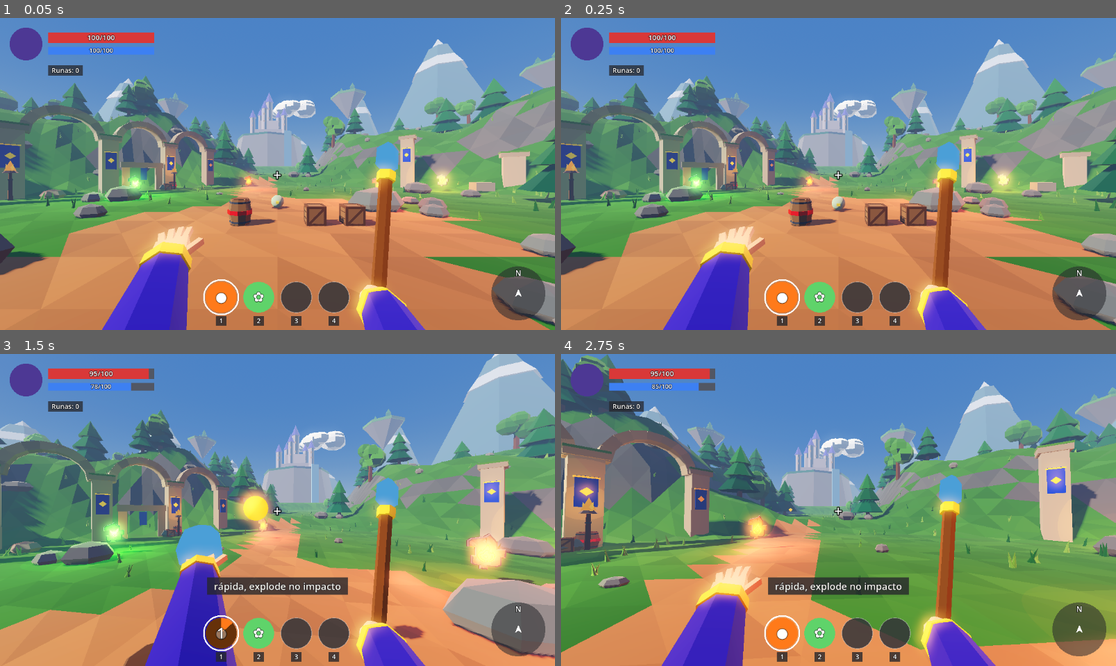
Above: before the commit, frames 1-4 (two rows, left to right).
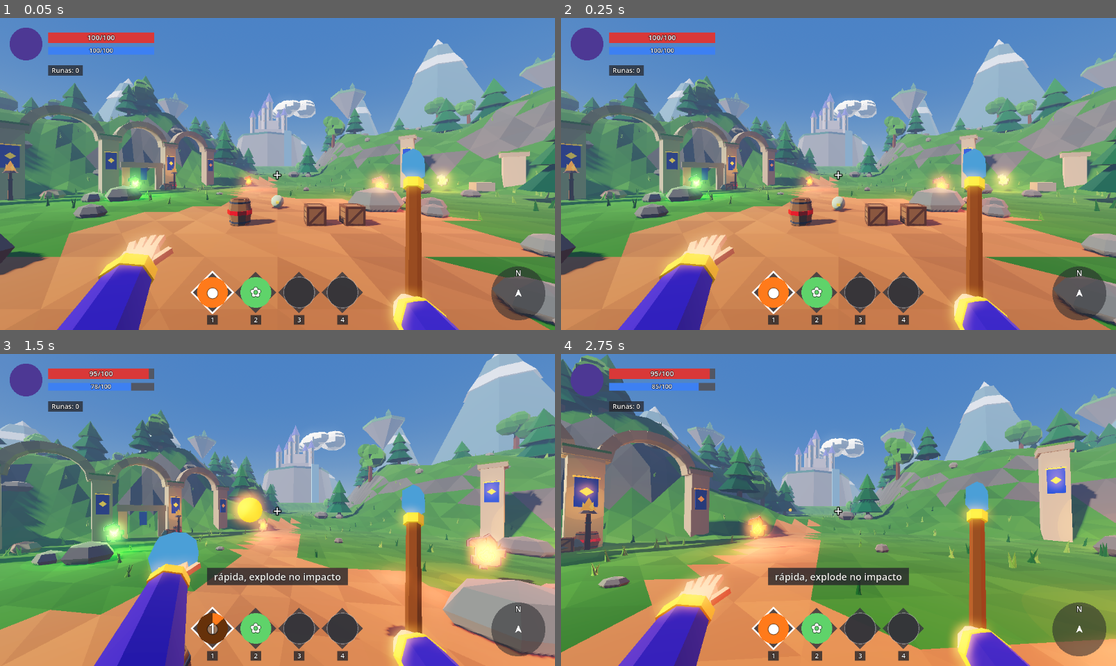
Above: after the commit, the same moments.

Repository: vitortosta4-design/Arcane-Forge
Game: Godot game, scene res://cenas/arena_teste.tscn
The game is run twice, just before and just after one commit, with the same random seed, the same clock (stepped at 60 frames per second) and the same inputs.
Inputs (mouse positions are in pixels of both pictures, inside the frame that each line leads up to):
- Up to frame 1 (0.05 s): no input
- Up to frame 2 (0.25 s): no input
- Up to frame 3 (1.5 s): tap Enter at 0.5 s; move the mouse to (305, 510) at 0.52 s; hold Q (abrir_conjuracao) 0.53-1.28 s; hold W (mover_frente) from 0.53 s (still down); tap Space (pular) at 0.77 s; move the mouse to (249, 510) at 1.27 s; click (249, 510) at 1.35 s
- Up to frame 4 (2.75 s): keep holding W (mover_frente); tap Space (pular) at 1.52 s; move the mouse to (849, 503) at 2.02 s; hold E (interagir) from 2.03 s (still down)

The runs differ from the first frame. In frame 1, 12% of the frame differs, in the area x 10-83%, y 39-100%; in frame 2, 12%; in frame 3, 15%, in the area x 16-83%, y 39-100%; in frame 4, 14%.

Commit message:
HUD: medalhão em moldura de losango e mãos afastadas da barra (escolhas do Vitor)
Co-Authored-By: Claude Opus 5.5 <noreply@anthropic.com>
Claude-Session: https://claude.ai/code/session_011N1HNTAgFQZbY8DxdUKc5s

Diff:
--- a/jogo/cenas/hud.tscn
+++ b/jogo/cenas/hud.tscn
@@ -104,9 +104,9 @@
 anchor_right = 0.5
 anchor_bottom = 1.0
 offset_left = -160.0
-offset_top = -142.0
+offset_top = -164.0
 offset_right = 160.0
-offset_bottom = -112.0
+offset_bottom = -134.0
 grow_horizontal = 2
 theme_override_colors/font_color = Color(1, 0.95, 0.85, 1)
 theme_override_font_sizes/font_size = 18
@@ -122,9 +122,9 @@
 anchor_right = 0.5
 anchor_bottom = 1.0
 offset_left = -10.0
-offset_top = -184.0
+offset_top = -204.0
 offset_right = 10.0
-offset_bottom = -152.0
+offset_bottom = -172.0
 grow_horizontal = 2
 theme_override_colors/font_color = Color(0.95, 0.95, 0.92, 1)
 theme_override_colors/font_outline_color = Color(0.08, 0.07, 0.1, 0.75)
--- a/jogo/scripts/mago/maos_primeira_pessoa.gd
+++ b/jogo/scripts/mago/maos_primeira_pessoa.gd
@@ -12,8 +12,10 @@
 var _brilho: MeshInstance3D
 var _fase_passo := 0.0
 var _conjurando := 0.0
-var _base_esquerda := Vector3(-0.27, -0.27, -0.42)
-var _base_direita := Vector3(0.3, -0.36, -0.5)
+## Afastadas para os lados e um pouco mais baixas, para não encostar nos
+## medalhões 1 e 4 da barra (escolha 1a do Vitor, 22/10/2026).
+var _base_esquerda := Vector3(-0.37, -0.3, -0.42)
+var _base_direita := Vector3(0.41, -0.39, -0.5)
 
 
 func _ready() -> void:
--- a/jogo/scripts/testes/suite_testes.gd
+++ b/jogo/scripts/testes/suite_testes.gd
@@ -2141,7 +2141,7 @@
 	_afirmar("HUD: minimapa reservado no canto inferior direito",
 		minimapa.get_global_rect().end.x > tela.x - 40 and minimapa.get_global_rect().end.y > tela.y - 40)
 	hud.mostrar_aviso("E: usar a bigorna")
-	var topo_barra: float = tela.y - BarraHud.TAMANHO - BarraHud.MARGEM_BAIXO
+	var topo_barra: float = tela.y - BarraHud.TAMANHO - BarraHud.MARGEM_BAIXO - BarraHud.MOLDURA_LOSANGO
 	_afirmar("HUD: aviso de interação aparece logo acima da barra, no centro",
 		aviso.visible and aviso.text == "E: usar a bigorna" and aviso.get_global_rect().end.y <= topo_barra
 		and absf(aviso.get_global_rect().get_center().x - tela.x / 2.0) < 2.0)
--- a/jogo/scripts/ui/barra_hud.gd
+++ b/jogo/scripts/ui/barra_hud.gd
@@ -8,13 +8,16 @@
 ## número da tecla e uma "sombra de relógio" enquanto recarrega.
 
 const TAMANHO := 64.0
-const ESPACO := 14.0
+const ESPACO := 26.0
 
 ## Distância do pé da tela até a base dos medalhões (o número da tecla fica
 ## embaixo deles). O aviso de interação do HUD fica logo acima disto.
-const MARGEM_BAIXO := 36.0
+const MARGEM_BAIXO := 46.0
 const COR_LIVRE := Color(0.2, 0.2, 0.22, 0.85)
 const COR_PLACA := Color(0.15, 0.15, 0.17, 0.8)
+const COR_MOLDURA := Color(0.22, 0.22, 0.25, 0.85)
+## Quanto a ponta do losango passa do medalhão.
+const MOLDURA_LOSANGO := 11.0
 
 var mago: Node = null
 var _fonte: Font = null
@@ -48,9 +51,15 @@
 		var centro := inicio + Vector2(i * (TAMANHO + ESPACO) + TAMANHO / 2.0, TAMANHO / 2.0)
 		var raio := TAMANHO / 2.0
 		var selecionado: bool = i == mago.espaco_selecionado
-		# Selecionado: só um contorno branco liso, para ler qual está na mão.
+		# Medalhão redondo dentro de uma moldura em losango lisa (escolha 3b do
+		# Vitor: forma da referência sem contrariar o medalhão redondo da
+		# ADR-033). O selecionado ganha contorno branco no losango.
+		var losango := _losango(centro, raio + MOLDURA_LOSANGO)
+		draw_colored_polygon(losango, COR_MOLDURA)
 		if selecionado:
-			draw_arc(centro, raio + 4.0, 0.0, TAU, 48, Color.WHITE, 3.0)
+			var contorno := losango.duplicate()
+			contorno.append(losango[0])
+			draw_polyline(contorno, Color.WHITE, 3.0)
 		var medalhao = barra.medalhoes[i]
 		if medalhao == null:
 			# Espaço livre: cinza translúcido, mais claro que o fundo do jogo.
@@ -73,8 +82,13 @@
 				var segundos := ceili(fracao * float(medalhao.get("recarga_s", 1.0)))
 				_texto_centrado(str(segundos), centro + Vector2(0, 11), 30, Color.WHITE)
 		# Número da tecla logo abaixo.
-		draw_rect(Rect2(centro + Vector2(-11, raio + 7.0), Vector2(22, 20)), COR_PLACA)
-		_texto_centrado(str(i + 1), centro + Vector2(0, raio + 22.0), 14, Color.WHITE)
+		draw_rect(Rect2(centro + Vector2(-11, raio + MOLDURA_LOSANGO + 4.0), Vector2(22, 20)), COR_PLACA)
+		_texto_centrado(str(i + 1), centro + Vector2(0, raio + MOLDURA_LOSANGO + 19.0), 14, Color.WHITE)
+
+
+func _losango(centro: Vector2, meia_diagonal: float) -> PackedVector2Array:
+	return PackedVector2Array([centro + Vector2(0, -meia_diagonal), centro + Vector2(meia_diagonal, 0),
+		centro + Vector2(0, meia_diagonal), centro + Vector2(-meia_diagonal, 0)])
 
 
 ## Fatia de pizza a partir do topo, no sentido horário, cobrindo a fração dada.
Not shown, changed: docs/contexto/diario.md
Not shown, changed: docs/contexto/estado-atual.md
Not shown, changed: docs/decisoes.md
Not shown, changed: evidencias/fase-2/hud_barra_cheia.png
Not shown, changed: evidencias/fase-2/hud_bigorna.png
Not shown, changed: evidencias/fase-2/hud_clareira.png
